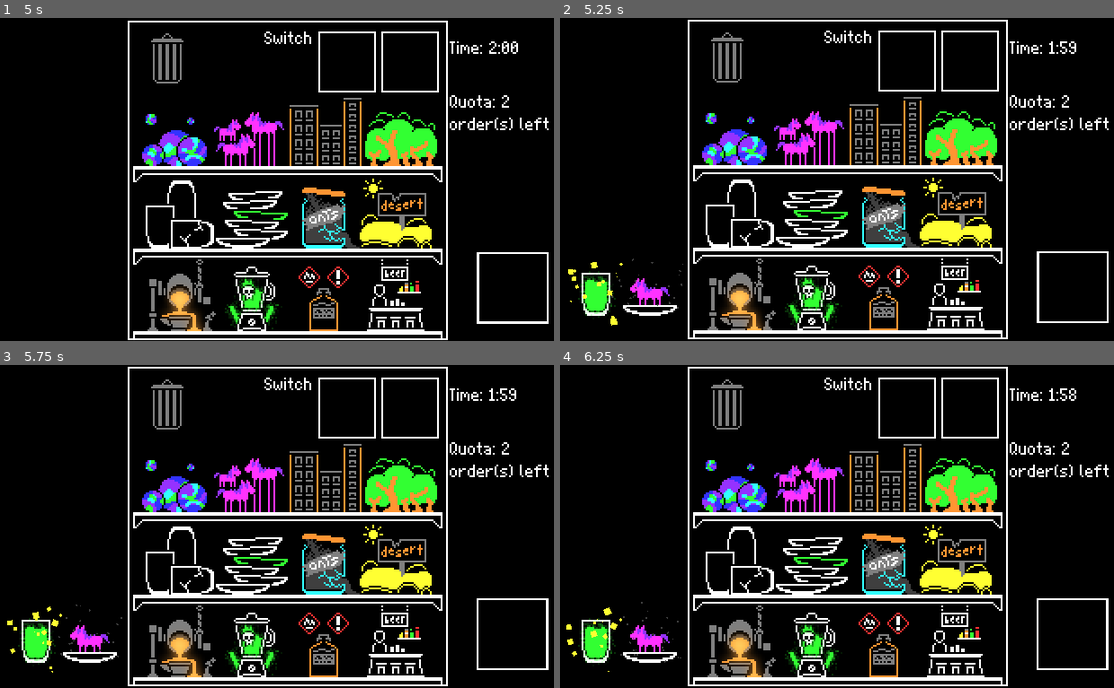
Above: before the commit, frames 1-4 (two rows, left to right).
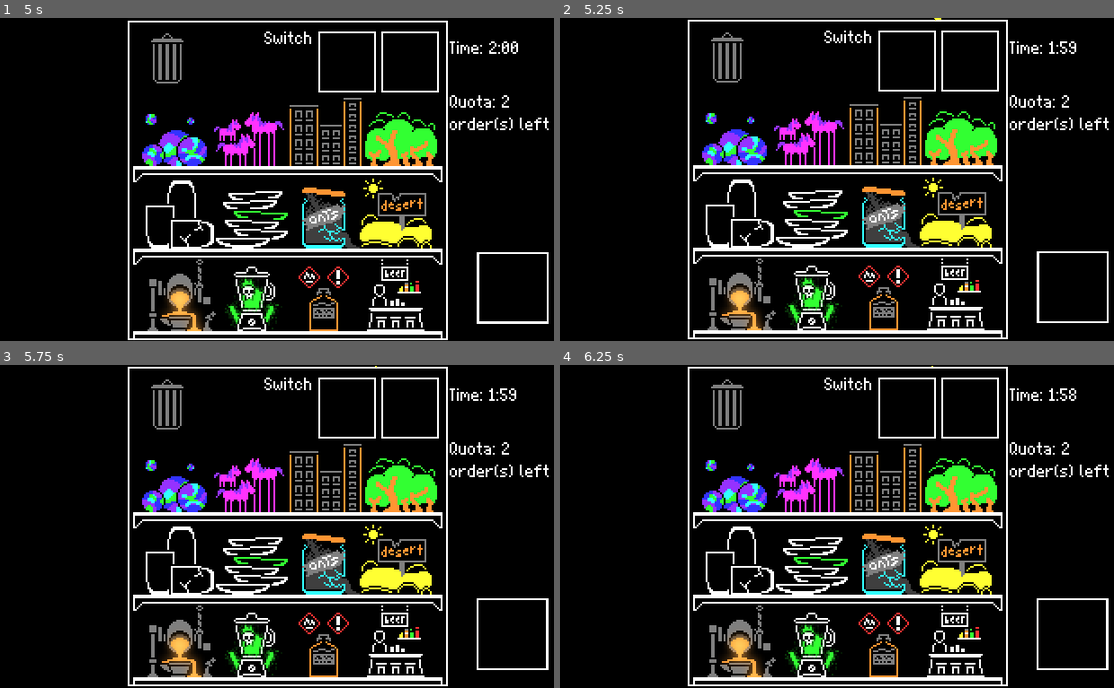
Above: after the commit, the same moments.

Repository: Banalian/BitBiscuit-GMTK2024
Game: Godot game, scene res://Scenes/main_menu.tscn
Two runs of this game, one before a commit and one after it. Both use one fixed random seed, a clock stepped at 60 frames per second and the inputs below.
Inputs (mouse positions are in pixels of both pictures, inside the frame that each line leads up to):
- Up to frame 1 (5 s): click "Play" at 0.5 s; click "Play" at 1.25 s; tap Enter at 2 s; move the mouse to (415, 163) at 2.02 s; tap P every 0.75 s from 2.1 to 4.35 s; click (415, 163) at 2.17 s; tap Space at 2.27, 3.02, 4.52 s; move the mouse to (171, 195) at 2.77 s; click (171, 195) at 2.92 s; move the mouse to (343, 108) at 3.52 s; click (343, 108) at 3.67 s; move the mouse to (260, 244) at 4.27 s; click (260, 244) at 4.42 s
- Up to frame 2 (5.25 s): click (903, 63) at 5 s
- Up to frame 3 (5.75 s): no input
- Up to frame 4 (6.25 s): click (969, 406) at 5.75 s

Frame 1 is identical in both runs. In frame 2, 1.2% of the frame differs, in the area x 1-69%, y 0-96%; in frame 3, 1.2%; in frame 4, 1.2%.

Commit message:
chore(order): make order image not move with the cam anymore for difficulty

Diff:
--- a/Scenes/game_manager.tscn
+++ b/Scenes/game_manager.tscn
@@ -34,16 +34,14 @@
 
 [node name="OrderManager" type="Node" parent="." node_paths=PackedStringArray("mix_displayer1", "mix_displayer2")]
 script = ExtResource("4_e0hoh")
-mix_displayer1 = NodePath("CanvasLayer/OrderDisplay1")
-mix_displayer2 = NodePath("CanvasLayer/OrderDisplay2")
+mix_displayer1 = NodePath("OrderDisplay1")
+mix_displayer2 = NodePath("OrderDisplay2")
 
-[node name="CanvasLayer" type="CanvasLayer" parent="OrderManager"]
+[node name="OrderDisplay1" parent="OrderManager" instance=ExtResource("5_4xh1p")]
+position = Vector2(200, 160)
 
-[node name="OrderDisplay1" parent="OrderManager/CanvasLayer" instance=ExtResource("5_4xh1p")]
-position = Vector2(20, 150)
-
-[node name="OrderDisplay2" parent="OrderManager/CanvasLayer" instance=ExtResource("5_4xh1p")]
-position = Vector2(50, 150)
+[node name="OrderDisplay2" parent="OrderManager" instance=ExtResource("5_4xh1p")]
+position = Vector2(230, 160)
 
 [node name="EndRoundTimer" type="Timer" parent="."]
 one_shot = true
